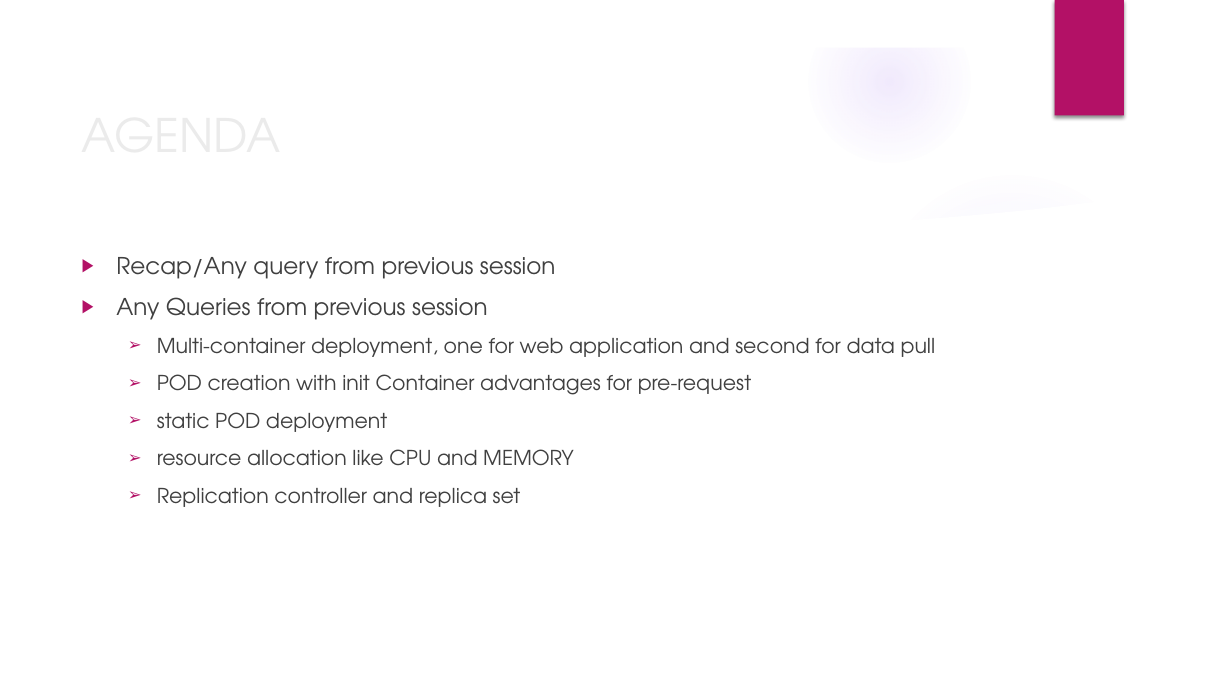
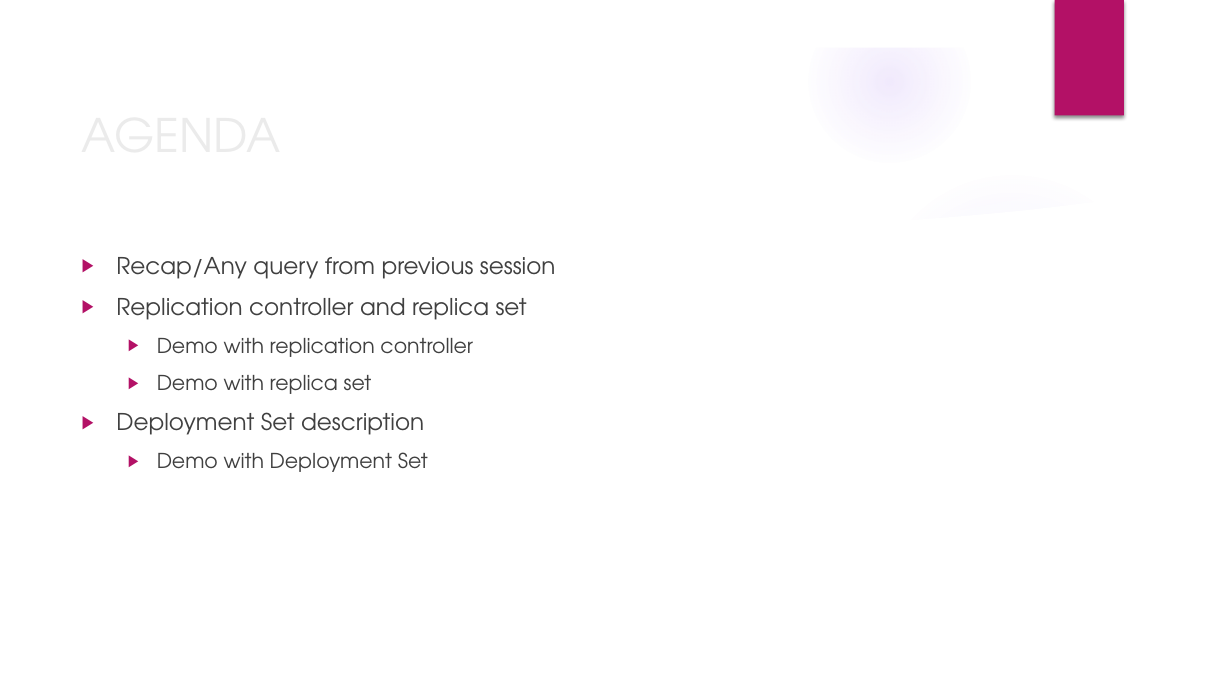
Before and after one commit to deepkumartraining/docker-k8s-April23, a slide deck: slide 2 of Day28/DockerAndKubernetes_Training-Day28.pptx. Drawn at 1232x693 pixels with LibreOffice and Linux fonts; fonts in the diff are those of the drawing; background and template pictures are left out. Boxes give left, top, right and bottom in pixels: in the first picture for what was removed or moved away, otherwise in the second. Text is boxed around its words. In the diff, an @@ line names an element or a change of style, - is before the commit and + after.

```diff
--- a/Day28/DockerAndKubernetes_Training-Day28.pptx
+++ b/Day28/DockerAndKubernetes_Training-Day28.pptx
@@ text at bbox=[116, 297, 936, 466]: paragraphs removed @@
-▶ Any Queries from previous session
-  ➢ Multi-container deployment, one for web application and second for data pull
-  ➢ POD creation with init Container advantages for pre-request
-  ➢ static POD deployment
-  ➢ resource allocation like CPU and MEMORY
@@ text at bbox=[116, 298, 527, 320]: size 16 to 18 pt in "Replication controller and replica set"; bullet ➢ to ▶; list level 2 to 1 in "Replication controller and replica set" @@
@@ text at bbox=[116, 338, 473, 472]: paragraphs added @@
+  ▶ Demo with replication controller
+  ▶ Demo with replica set
+▶ Deployment Set description
+  ▶ Demo with Deployment Set
```
Also in this commit, not shown: 2 other slides changed, 4 other files.
